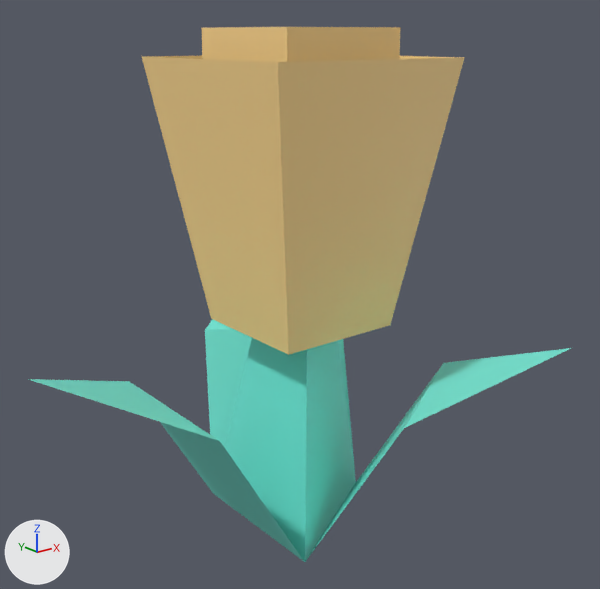
Renders of the glTF model assets/models/kit/nature_flower_yellowA.glb from each side of a commit.
Both versions are drawn from a 50 mm lens placed at (-0.188, -0.241, 0.14), pointed at (-0.006, -0.014, 0.049). The lights are fixed; the arrows at lower left show +X, +Y and +Z. The first picture is the older version. Vertices at exactly the same position are counted once.

Script lines for the objects in view, before the commit:
```python
me_mesh_flower_yellowa = bpy.data.meshes.new('Mesh flower_yellowA')
me_mesh_flower_yellowa.from_pydata(...)  # 33 vertices, 56 faces; spans x -0.105..0.055, y -0.091..0.091, z -0.05..0.142
me_mesh_flower_yellowa.materials.append(mat_defaultmaterial)
ob_nature_flower_yellowa = bpy.data.objects.new('nature_flower_yellowA', me_mesh_flower_yellowa)
ob_nature_flower_yellowa.location = (0.0, 0.0, 0.0)
```
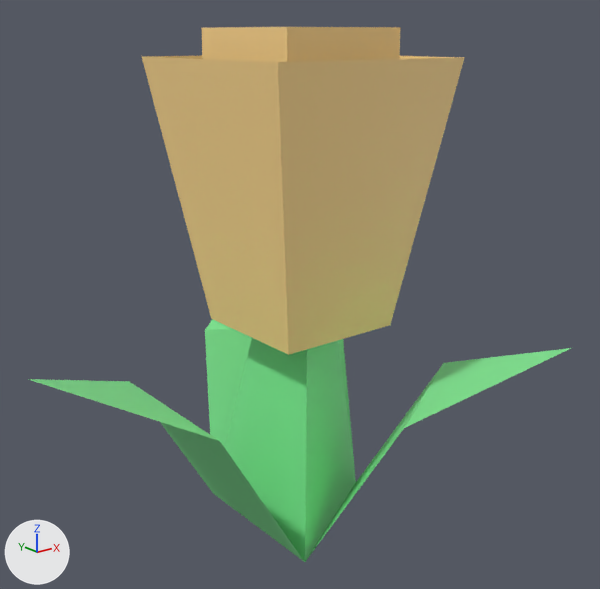
Where the change shows, as pixel boxes [x1, y1, x2, y2] in the pictures (600 x 589 px):
part 1 of me_mesh_flower_yellowa, recoloured (cyan to green): [28, 319, 571, 562] in both

Patch to the scene script:
```diff
--- a/assets/models/kit/nature_flower_yellowA.glb.py
+++ b/assets/models/kit/nature_flower_yellowA.glb.py
@@ me_mesh_flower_yellowa @@
 me_mesh_flower_yellowa.from_pydata(...)  # 33 vertices, 56 faces; spans x -0.105..0.055, y -0.091..0.091, z -0.05..0.142
 # used by ob_nature_flower_yellowa; location = (0.0, 0.0, 0.0)
+# me_mesh_flower_yellowa part 1: 28 faces centred in x -0.071..0.036, y -0.062..0.062, z -0.05..0.032 are repainted in the vertex colours; the middle colour goes from cyan #73eddd to green #80ed96
 me_mesh_flower_yellowa.materials.append(mat_defaultmaterial)
```
